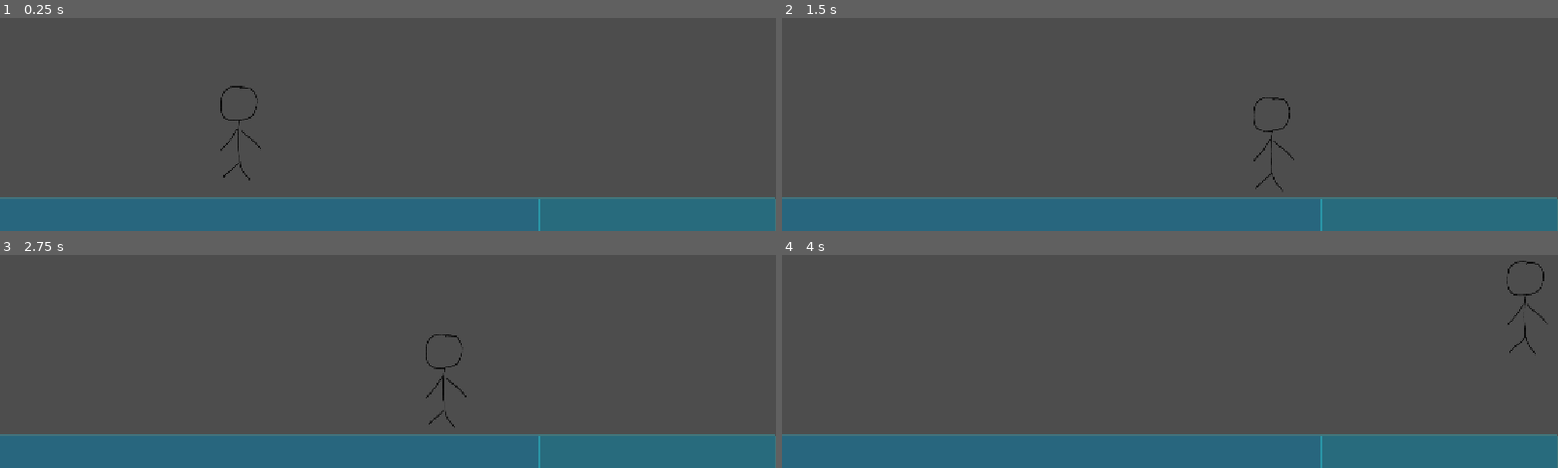
Above: before the commit, frames 1-4 (two rows, left to right).
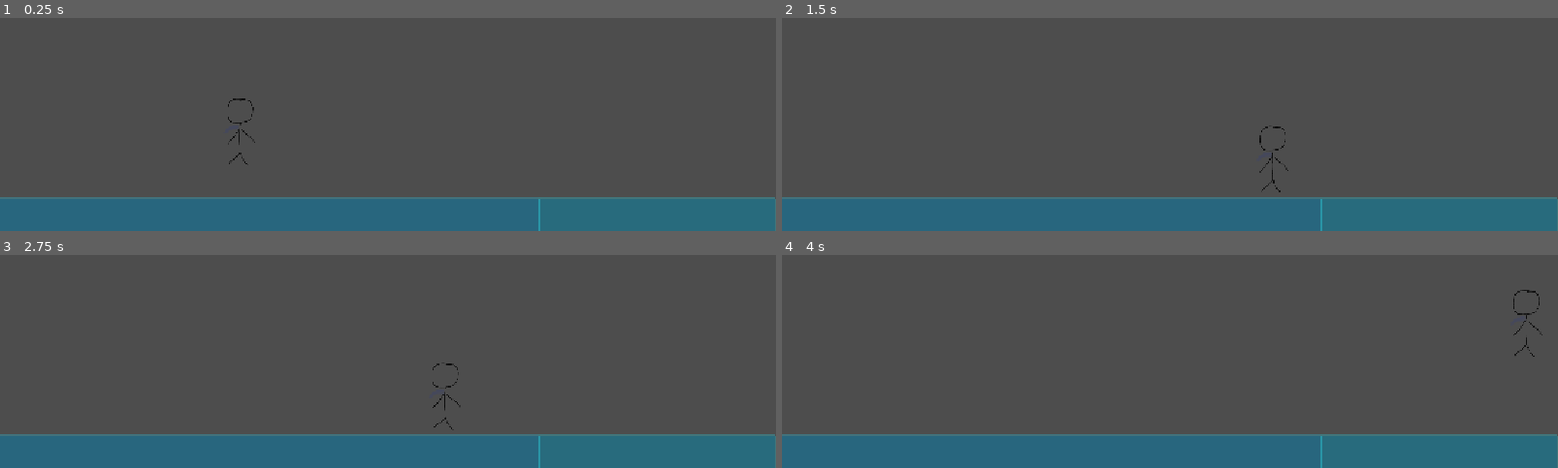
Above: after the commit, the same moments.

Repository: JoshuaChuGames/heat
Game: Godot game, scene res://level.tscn
Same seed, same stepped clock (60 frames per second), same inputs: the game is played once before the commit and once after it. The project has no main scene, so this scene is started directly.
Inputs:
- Up to frame 1 (0.25 s): no input
- Up to frame 2 (1.5 s): hold D (right) from 0.53 s (still down); tap W (up) at 0.77 s
- Up to frame 3 (2.75 s): tap W (up) at 1.52 s; release D (right) at 2.03 s; hold A (left) from 2.03 s (still down)
- Up to frame 4 (4 s): release A (left) at 2.78 s; hold D (right) from 2.78 s (still down); tap W (up) at 3.02, 3.77 s

The runs differ from the first frame. In frame 1, 0.3% of the frame differs, in the area x 28-34%, y 31-77%; in frame 2, 0.3%; in frame 3, 0.3%; in frame 4, 0.3%, in the area x 93-99%, y 2-48%.

Commit message:
rescaled played

Diff:
--- /dev/null
+++ b/aim_object.gd
@@ -0,0 +1,15 @@
+extends Node2D
+
+@onready var slash_sprite: AnimatedSprite2D = $SlashSprite
+
+
+func show_slash():
+	slash_sprite.show()
+	slash_sprite.play("slash")
+
+func hide_slash():
+	slash_sprite.hide()
+	slash_sprite.stop()
+
+func _process(delta):
+	pass
--- a/node_2d.tscn
+++ b/node_2d.tscn
@@ -579,6 +579,7 @@
 [node name="Node2D" type="Node2D" unique_id=1583605262]
 
 [node name="TileMapLayer" type="TileMapLayer" parent="." unique_id=622430115]
+scale = Vector2(0.05, 0.05)
 tile_map_data = PackedByteArray("AAABAAAAAAAAAAEAAAACAAAAAAABAAEAAAADAAAAAAABAAEAAAAEAAAAAAACAAEAAAAEAAEAAAACAAEAAAADAA …(3824 unchanged characters)…
 tile_set = SubResource("TileSet_ke0wg")
 
--- a/player.tscn
+++ b/player.tscn
@@ -2,6 +2,8 @@
 
 [ext_resource type="Texture2D" uid="uid://oesojkojca4" path="res://Assets/Placeholder/player_placeholder.png" id="1_4flbx"]
 [ext_resource type="Script" uid="uid://cr3myncj4sike" path="res://player.gd" id="1_onrkg"]
+[ext_resource type="Script" uid="uid://dbam3b43e428n" path="res://aim_object.gd" id="3_hqtel"]
+[ext_resource type="Texture2D" uid="uid://c1iw1c352o5px" path="res://Assets/Placeholder/slash_placeholder.png" id="4_sweqy"]
 
 [sub_resource type="AtlasTexture" id="AtlasTexture_onrkg"]
 atlas = ExtResource("1_4flbx")
@@ -21,8 +23,44 @@
 [sub_resource type="RectangleShape2D" id="RectangleShape2D_4flbx"]
 size = Vector2(500, 500)
 
+[sub_resource type="AtlasTexture" id="AtlasTexture_2hs0m"]
+atlas = ExtResource("4_sweqy")
+region = Rect2(0, 0, 250, 250)
+
+[sub_resource type="AtlasTexture" id="AtlasTexture_1jxqw"]
+atlas = ExtResource("4_sweqy")
+region = Rect2(250, 0, 250, 250)
+
+[sub_resource type="AtlasTexture" id="AtlasTexture_dw050"]
+atlas = ExtResource("4_sweqy")
+region = Rect2(500, 0, 250, 250)
+
+[sub_resource type="AtlasTexture" id="AtlasTexture_b26j0"]
+atlas = ExtResource("4_sweqy")
+region = Rect2(750, 0, 250, 250)
+
+[sub_resource type="SpriteFrames" id="SpriteFrames_n7ghd"]
+animations = [{
+"frames": [{
+"duration": 1.0,
+"texture": SubResource("AtlasTexture_2hs0m")
+}, {
+"duration": 1.0,
+"texture": SubResource("AtlasTexture_1jxqw")
+}, {
+"duration": 1.0,
+"texture": SubResource("AtlasTexture_dw050")
+}, {
+"duration": 1.0,
+"texture": SubResource("AtlasTexture_b26j0")
+}],
+"loop": true,
+"name": &"slash",
+"speed": 8.0
+}]
+
 [node name="Player" type="CharacterBody2D" unique_id=245191176]
-scale = Vector2(0.35, 0.35)
+scale = Vector2(0.25, 0.25)
 script = ExtResource("1_onrkg")
 
 [node name="AnimatedSprite2D" type="AnimatedSprite2D" parent="." unique_id=1703930791]
@@ -30,3 +68,11 @@
 
 [node name="CollisionShape2D" type="CollisionShape2D" parent="." unique_id=2063218685]
 shape = SubResource("RectangleShape2D_4flbx")
+
+[node name="AimObject" type="Node2D" parent="." unique_id=1124077878]
+script = ExtResource("3_hqtel")
+
+[node name="SlashSprite" type="AnimatedSprite2D" parent="AimObject" unique_id=396698357]
+sprite_frames = SubResource("SpriteFrames_n7ghd")
+animation = &"slash"
+frame_progress = 0.566168
Not shown, added: 2d_lights_and_shadows_neutral_point_light.webp.import
Binary file added: Assets/Placeholder/slash_placeholder.png
Not shown, added: Assets/Placeholder/slash_placeholder.png.import
Not shown, added: Mossy - Decorations&Hazards.png.import
Not shown, added: Mossy - FloatingPlatforms.png.import
Not shown, added: Mossy - TileSet.png.import
Not shown, added: aim_object.gd.uid
Not shown: 1 places in node_2d.tscn that only renumber resources
